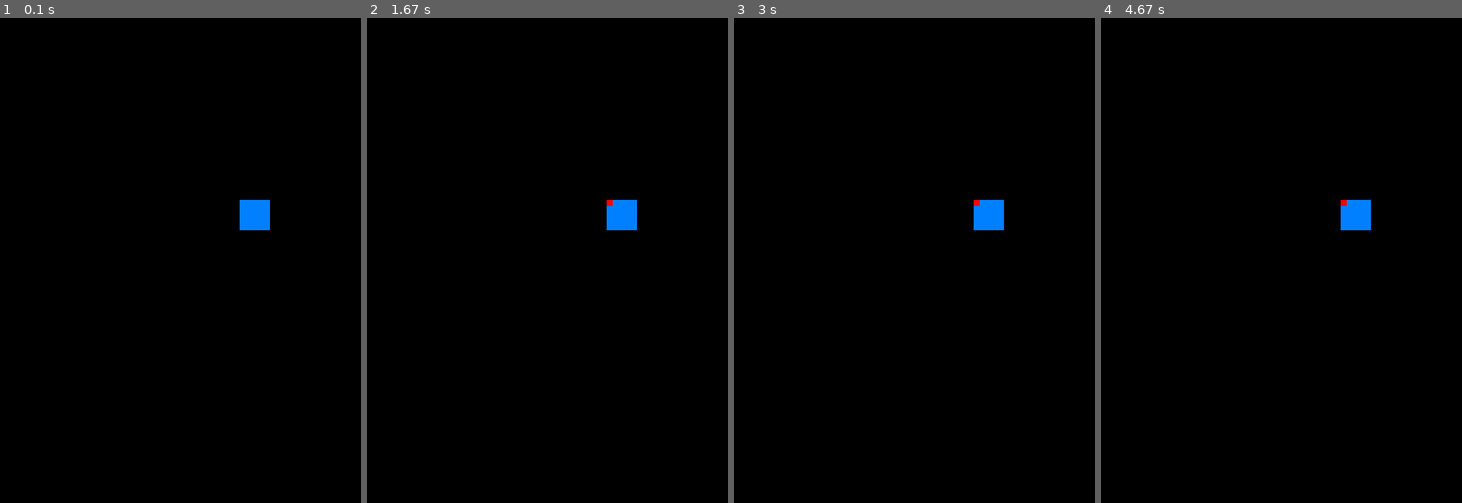
Above: before the commit, frames 1-4 (left to right).
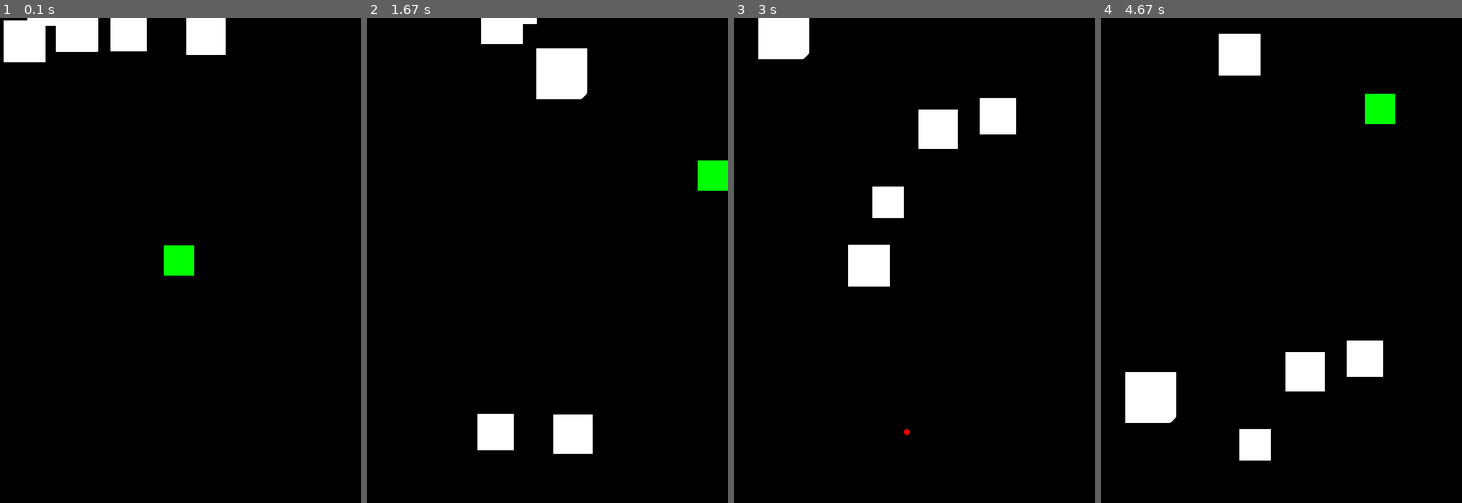
Above: after the commit, the same moments.

Repository: Lazerny/stunning-pygame-project
Game: pygame game, started from main.py
Same seed, same stepped clock (60 frames per second), same inputs: the game is played once before the commit and once after it.
Inputs (mouse positions are in pixels of both pictures, inside the frame that each line leads up to):
- Up to frame 1 (0.1 s): no input
- Up to frame 2 (1.67 s): hold W 0.33-0.8 s; hold Right 0.33-0.8 s; click (533, 279) at 0.88 s; hold D 1.17-1.63 s; move the mouse to (663, 245) at 1.2 s
- Up to frame 3 (3 s): hold Up 1.67-1.97 s; click (946, 367) at 2.05 s; hold Right 2.33-2.8 s; hold A from 2.83 s (still down)
- Up to frame 4 (4.67 s): release A at 3.37 s; hold Down 3.4-3.7 s; hold A 3.73-4.13 s; hold Up 4.17-4.53 s; hold D from 4.57 s (still down)

The runs differ from the first frame. In frame 1, 4.5% of the frame differs, in the area x 1-75%, y 0-54%; in frame 2, 4.8%; in frame 3, 4.9%; in frame 4, 5.7%, in the area x 6-82%, y 3-92%.

Commit message:
reference

Diff:
--- a/main.py
+++ b/main.py
@@ -1,110 +1,115 @@
 import pygame
+import sys
 import math
 import random
 
 
-class Spaceship(pygame.sprite.Sprite):
-    def __init__(self, x, y, width, height):
+class SpaceShip(pygame.sprite.Sprite):
+    def __init__(self, x, y):
         super().__init__(all_sprites)
-        self.image = pygame.Surface((width, height))
-        self.image.fill((0, 128, 255))
+        self.image = pygame.Surface((50, 50))
+        self.image.fill((0, 255, 0))
         self.rect = self.image.get_rect()
-        self.rect.x = x
-        self.rect.y = y
-        self.velocity = 0.2  # Скорость перемещения корабля
+        self.rect.center = (x, y)
+
     def update(self):
         keys = pygame.key.get_pressed()
-        if (keys[pygame.K_LEFT] or keys[pygame.K_a]) and self.rect.x > 0:
-            self.rect.x -= self.velocity
-        if (keys[pygame.K_RIGHT] or keys[pygame.K_d]) and self.rect.x < 600 - self.rect.width:
-            self.rect.x += self.velocity
-        if (keys[pygame.K_UP] or keys[pygame.K_w]) and self.rect.y > 0:
-            self.rect.y -= self.velocity
-        if (keys[pygame.K_DOWN] or keys[pygame.K_s]) and self.rect.y < 800 - self.rect.height:
-            self.rect.y += self.velocity
+        if keys[pygame.K_LEFT] or keys[pygame.K_a] and self.rect.x > 0:
+            self.rect.x -= 5
+        if keys[pygame.K_RIGHT] or keys[pygame.K_d] and self.rect.x < 600 - self.rect.width:
+            self.rect.x += 5
+        if keys[pygame.K_UP] or keys[pygame.K_w] and self.rect.y > 0:
+            self.rect.y -= 5
+        if keys[pygame.K_DOWN] or keys[pygame.K_s] and self.rect.y < 800 - self.rect.height:
+            self.rect.y += 5
 
 
 class Bullet(pygame.sprite.Sprite):
     def __init__(self, start_x, start_y, target_x, target_y):
-        super().__init__(all_sprites, bullets)
-        self.image = pygame.Surface((10, 10))
-        self.image.fill((255, 0, 0))
+        super().__init__(all_sprites, bullets_group)
+        self.image = pygame.Surface((20, 20), pygame.SRCALPHA)
+        pygame.draw.circle(self.image, (255, 0, 0), (10, 10), 5)  # Рисуем круг
         self.rect = self.image.get_rect()
-        self.rect.x = start_x
-        self.rect.y = start_y
-        self.speed = 0.5
+        self.rect.center = (start_x, start_y)
 
-        # Расчет угла и направления движения пули
+        # Вычисляем угол и расстояние до цели
         angle = math.atan2(target_y - start_y, target_x - start_x)
-        self.dx = self.speed * math.cos(angle)
-        self.dy = self.speed * math.sin(angle)
+        self.dx = math.cos(angle) * 10
+        self.dy = math.sin(angle) * 10
 
     def update(self):
         self.rect.x += self.dx
         self.rect.y += self.dy
+        # Удаляем пулю, если она выходит за пределы экрана
+        if not (0 <= self.rect.x <= width and 0 <= self.rect.y <= height):
+            self.kill()
 
 
-class Meteor(pygame.sprite.Sprite):
+class Meteorite(pygame.sprite.Sprite):
     def __init__(self):
-        super().__init__(all_sprites, meteors)
-        self.image = pygame.Surface((50, 50))
-        self.image.fill((255, 255, 255))
+        super().__init__(all_sprites, meteorite_group)
+        x = random.randint(40, 100)
+        self.image = pygame.Surface((x, x), pygame.SRCALPHA)
+        pygame.draw.circle(self.image, (255, 255, 255), (20, 20), x)  # Рисуем круг
         self.rect = self.image.get_rect()
-        self.rect.x = random.randint(0, 600)  # Случайная начальная позиция по горизонтали
-        self.rect.y = random.randint(-200, -100)  # Случайная начальная позиция по вертикали
-        self.speed = random.uniform(0.1, 0.3)  # Случайная скорость метеорита
+        self.rect.x = random.randint(0, width - self.rect.width)
+        self.rect.y = random.randint(-100, -40)
+        self.speed = random.randint(6, 10)
 
     def update(self):
         self.rect.y += self.speed
-        if self.rect.y > 800:  # Если метеорит достиг нижней границы, вернуть его наверх
-            self.rect.y = random.randint(-200, -100)
-            self.rect.x = random.randint(0, 600)
+        # Удаляем метеорит, если он выходит за пределы экрана
+        if self.rect.y > height:
+            self.rect.x = random.randint(0, width - self.rect.width)
+            self.rect.y = random.randint(-100, -40)
+            self.speed = random.randint(2, 6)
 
 
 # Инициализация Pygame
 pygame.init()
-clock = pygame.time.Clock()
-# Размеры окна
+
+# Определение размеров окна
 width, height = 600, 800
 screen = pygame.display.set_mode((width, height))
-pygame.display.set_caption("Spaceship Game")
+pygame.display.set_caption("Космический корабль")
+all_sprites = pygame.sprite.Group()
+meteorite_group = pygame.sprite.Group()
+bullets_group = pygame.sprite.Group()
 
-# Создание группы спрайтов
-all_sprites = pygame.sprite.Group()
-
-# Создание объекта Spaceship и добавление в группу
-spaceship = Spaceship(400, 300, 50, 50)
-
-# Создание группы для пуль
-bullets = pygame.sprite.Group()
-
-# Создание группы для метеоритов
-meteors = pygame.sprite.Group()
-for _ in range(5):
-    meteor = Meteor()
-
+# Создание объекта космического корабля
+spaceship = SpaceShip(width // 2, height // 2)
+meteors = [Meteorite() for _ in range(5)]
 # Основной игровой цикл
 running = True
 while running:
     for event in pygame.event.get():
         if event.type == pygame.QUIT:
             running = False
-        elif event.type == pygame.MOUSEBUTTONDOWN and event.button == 1:  # Левая кнопка мыши
+        elif event.type == pygame.MOUSEBUTTONDOWN and event.button == 1:
+            # Если нажата левая кнопка мыши
             mouse_x, mouse_y = pygame.mouse.get_pos()
-            bullet = Bullet(spaceship.rect.x, spaceship.rect.y, mouse_x, mouse_y)
+            # Создаем пулю с координатами корабля и точки нажатия
+            Bullet(spaceship.rect.centerx, spaceship.rect.centery, mouse_x, mouse_y)
 
-    # Очистка экрана
-    # screen.fill((0, 0, 0))
+    # Обработка столкновений метеоритов и пуль
+    bullet_meteor_collisions = pygame.sprite.groupcollide(bullets_group, meteorite_group, True, True)
 
-    # Отрисовка всех спрайтов
+    # Пересоздаем метеориты после столкновения
+    for meteor in bullet_meteor_collisions.values():
+        Meteorite()
+
+    # Обработка столкновений метеоритов и корабля
+    spaceship_meteor_collisions = pygame.sprite.spritecollide(spaceship, meteorite_group, False)
+
+    # Если есть столкновение, выводим "ААА" в консоль
+    if spaceship_meteor_collisions:
+        print("ААА")
+
+    all_sprites.update()
+    screen.fill((0, 0, 0))
     all_sprites.draw(screen)
+    pygame.display.flip()
+    pygame.time.Clock().tick(60)
 
-    # Обновление всех спрайтов
-    all_sprites.update()
-
-    # Обновление экрана
-    pygame.display.flip()
-    clock.tick(60)
-
-# Завершение Pygame
 pygame.quit()
+sys.exit()
